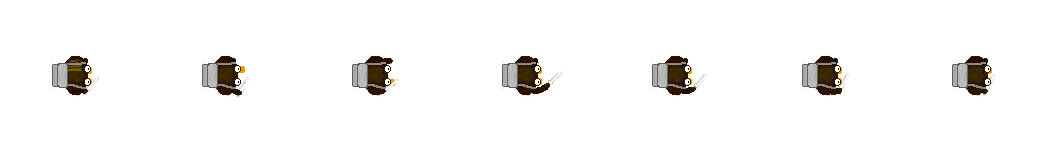
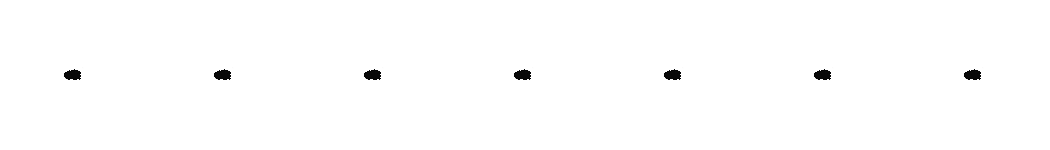
Layers edited between the first and the second 1050 x 150 image:
hid "Backpack" over [52, 60, 986, 90]
showed "Hair", painted on it over [63, 67, 984, 80]
hid "Eyes" over [81, 65, 991, 86]
hid "Body" over [60, 55, 991, 97]
hid "Weapon2" over [82, 72, 995, 98]
hid "Weapon" over [83, 71, 996, 98]
hid "Feet" over [85, 66, 994, 87]
